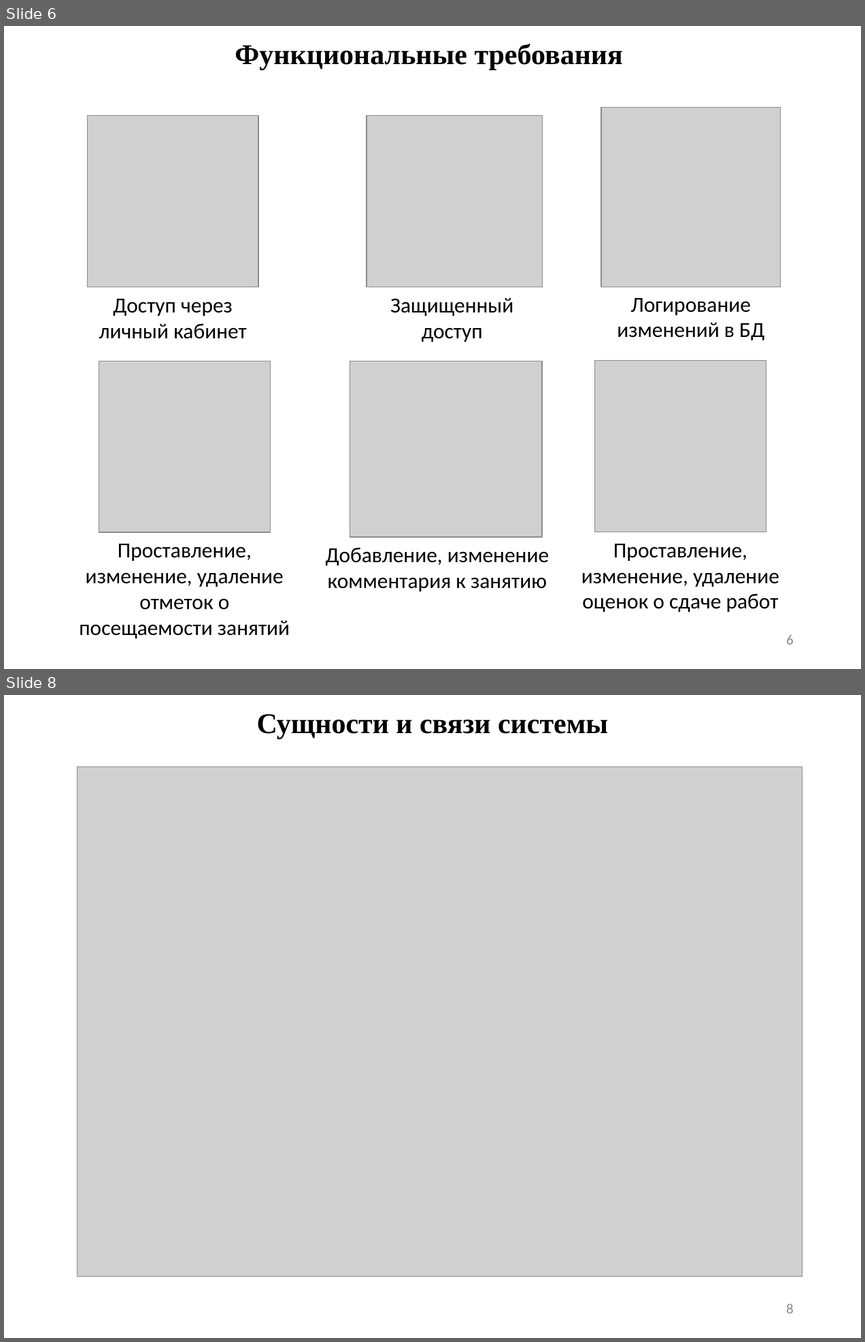
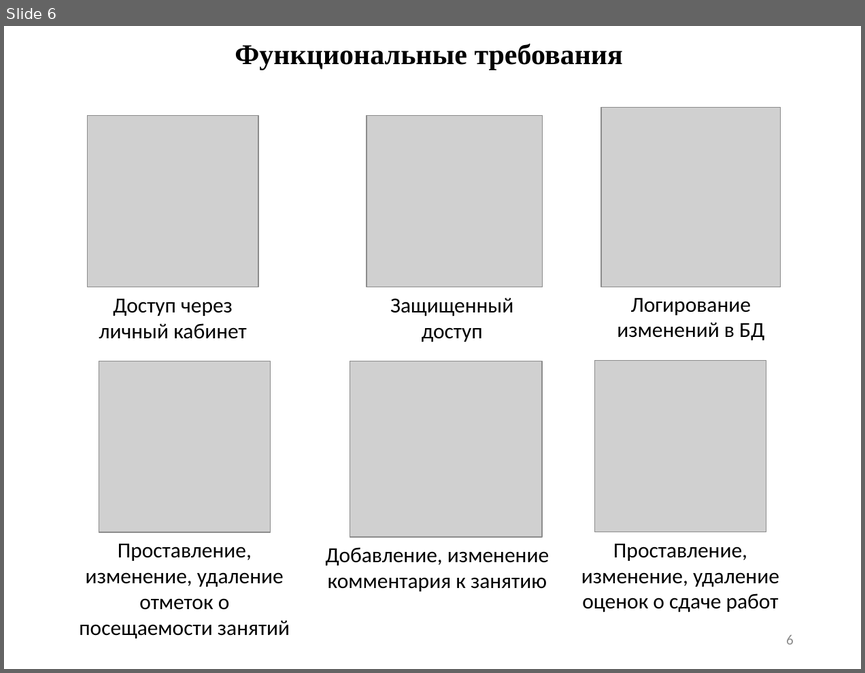
Before and after one commit to kuskas112/Labs, a slide deck: ВКР/ВКР_Василения_21ПГ.pptx. Shown one above the other, each under a label of ours: slides 6 and 8 before the commit, slide 6 after it; the slides between them are not shown. The pictures are 865x1342 and 865x673 pixels, drawn with LibreOffice and Linux fonts; fonts in the diff are those of the drawing; grey boxes stand for pictures. Boxes give left, top, right and bottom in pixels: in the first picture for what was removed or moved away, otherwise in the second. Text is boxed around its words. In the diff, an @@ line names an element or a change of style, - is before the commit and + after.

```diff
--- a/ВКР/ВКР_Василения_21ПГ.pptx
+++ b/ВКР/ВКР_Василения_21ПГ.pptx
@@ slide 8 removed at <box>4,695,861,1338</box>, background #FFFFFF @@
@@ title removed at <box>257,714,608,739</box> @@
-Сущности и связи системы
@@ picture removed at <box>77,766,802,1276</box> @@
@@ page number removed at <box>786,1304,793,1313</box> @@
-8
```
Also in this commit, not shown: 2 slides changed, 10 slides added, 5 other slides removed, 1 other file.
